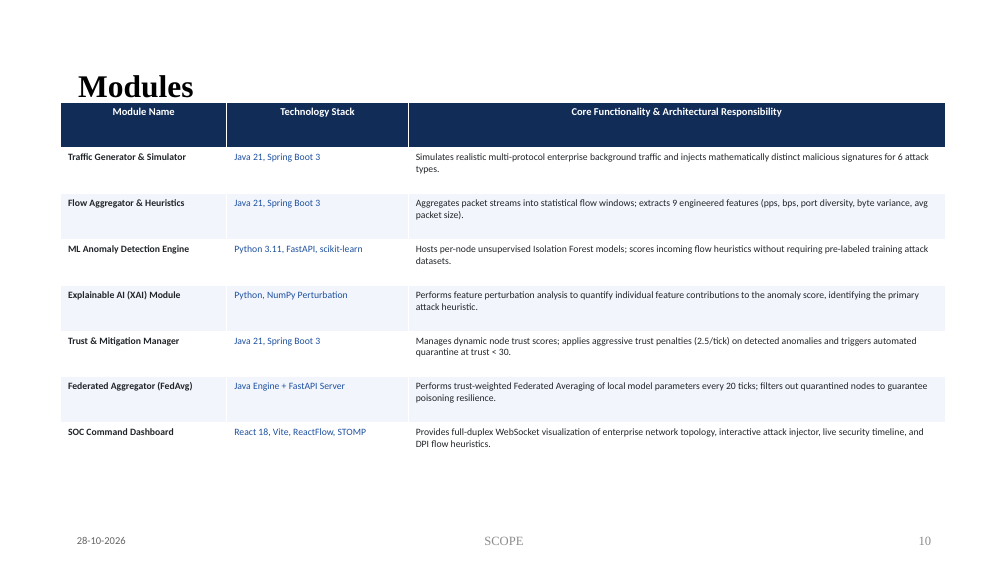
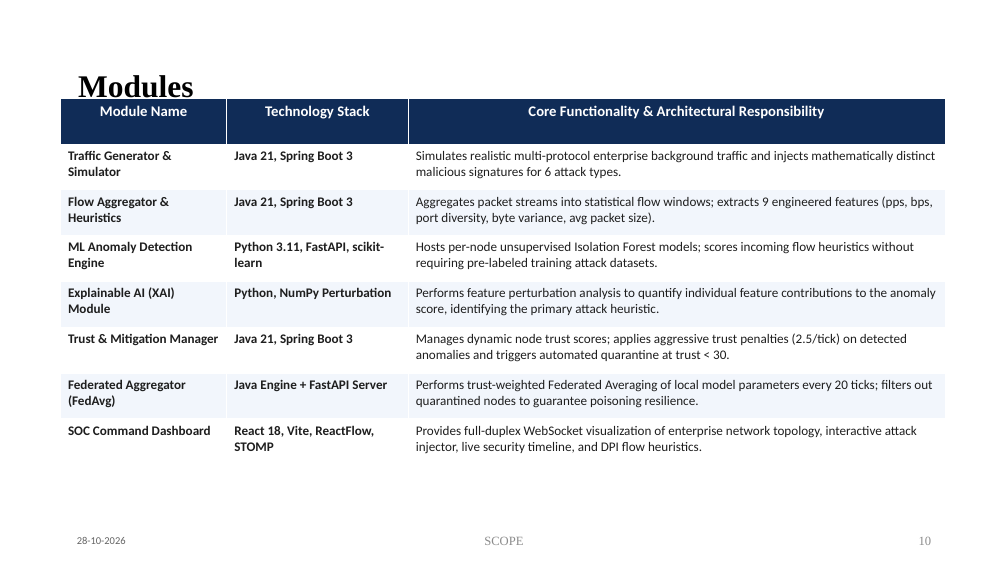
Before and after one commit to Prasanth4689/Federated-Anomaly-Detection, a slide deck: slide 10 of docs/BCSE497J_Review3_Presentation.pptx. Drawn at 1008x567 pixels with LibreOffice and Linux fonts; fonts in the diff are those of the drawing. Boxes give left, top, right and bottom in pixels: in the first picture for what was removed or moved away, otherwise in the second. Text is boxed around its words. In the diff, an @@ line names an element or a change of style, - is before the commit and + after.

```diff
--- a/docs/BCSE497J_Review3_Presentation.pptx
+++ b/docs/BCSE497J_Review3_Presentation.pptx
@@ table at [60,98,945,499] @@
@@ size 10 to 14 pt in "Module Name", "Technology Stack", "Core Functionality & Architectural Responsibility" @@
@@ size 9.2 to 12.5 pt @@
@@ text colour #212529 to #1E1E1E in "Traffic Generator & Simulator", "Simulates realistic multi-protocol enterprise background tra ...", "Flow Aggregator & Heuristics", "Aggregates packet streams into statistical flow windows; ..." and 10 more places @@
@@ text colour #1E50A0 to #1E1E1E, bold on in "Java 21, Spring Boot 3", "Java 21, Spring Boot 3", "Python 3.11, FastAPI, scikit-learn", "Python, NumPy Perturbation" and 3 more places @@
@@ table: place and size @@
-table at [60,102,945,469]
+table at [60,98,945,499]
```
Also in this commit, not shown: 13 other slides changed.
